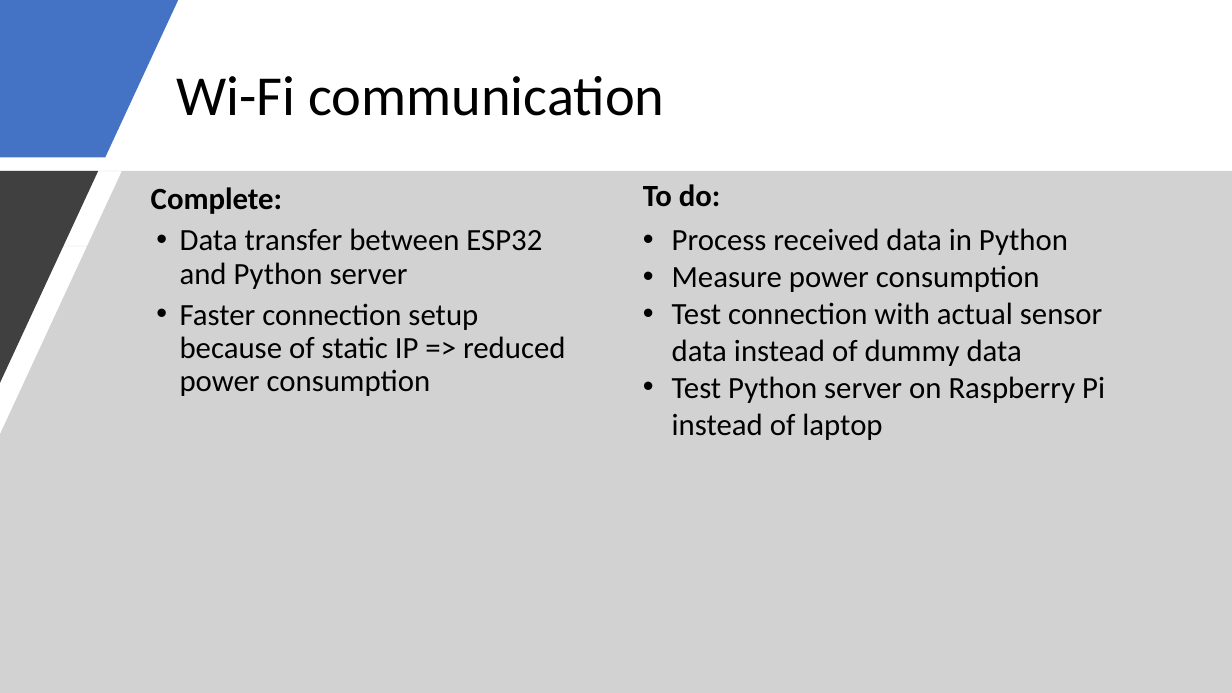
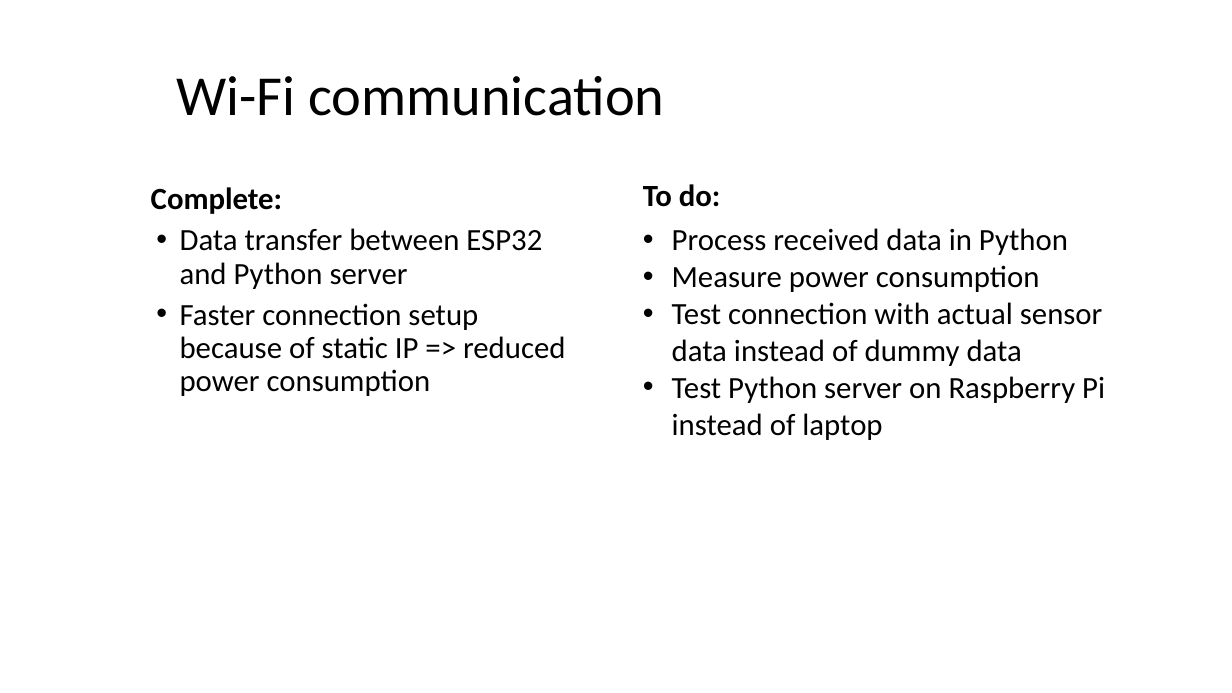
Before and after one commit to thomasf10/cosy_cafeteria, a slide deck: slide 5 of presentatie/tussentijdsepresentatie.pptx (slide 1 before the commit). Drawn at 1232x693 pixels with LibreOffice and Linux fonts; fonts in the diff are those of the drawing. Boxes give left, top, right and bottom in pixels: in the first picture for what was removed or moved away, otherwise in the second. Text is boxed around its words. In the diff, an @@ line names an element or a change of style, - is before the commit and + after.

```diff
--- a/presentatie/tussentijdsepresentatie.pptx
+++ b/presentatie/tussentijdsepresentatie.pptx
@@ freeform shape removed at <box>0,0,178,157</box> @@
@@ freeform shape removed at <box>0,171,1232,693</box> @@
@@ freeform shape removed at <box>0,171,98,383</box> @@
```
Also in this commit, not shown: 1 other slide changed, 4 slides added, 5 other files.
